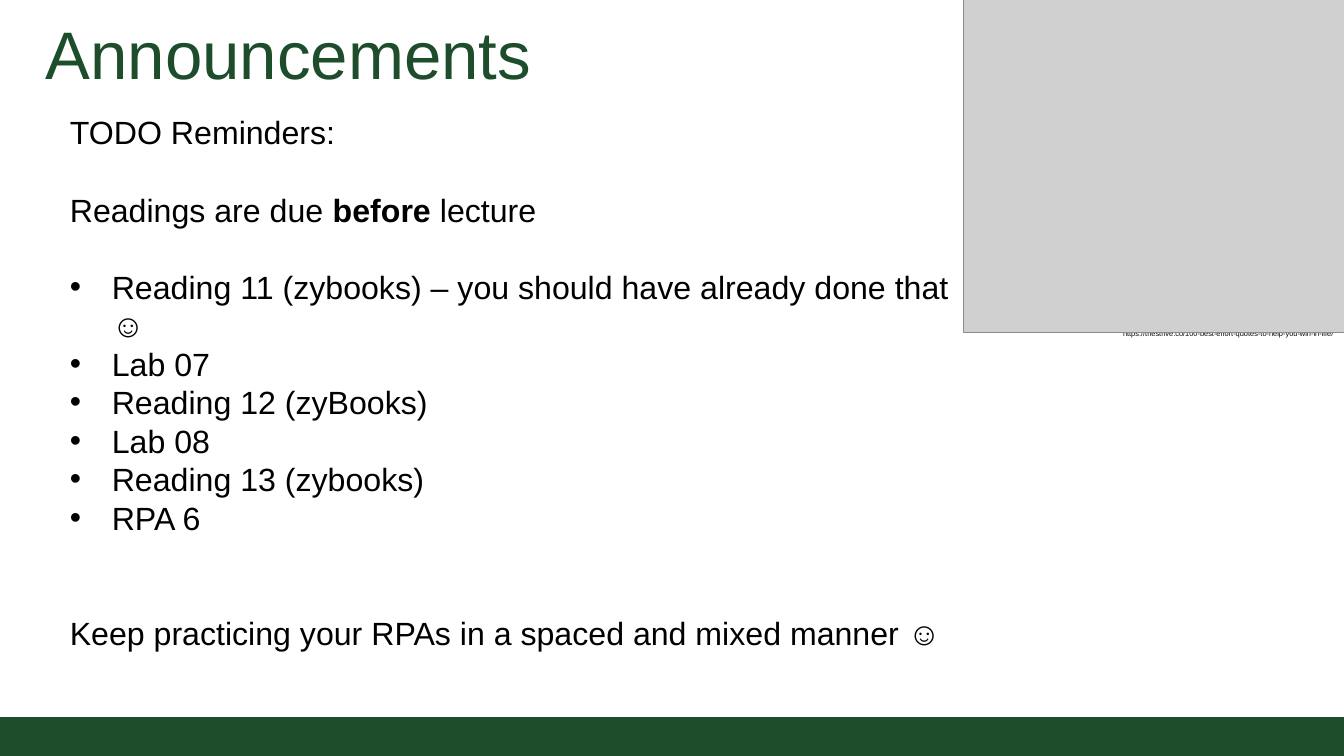
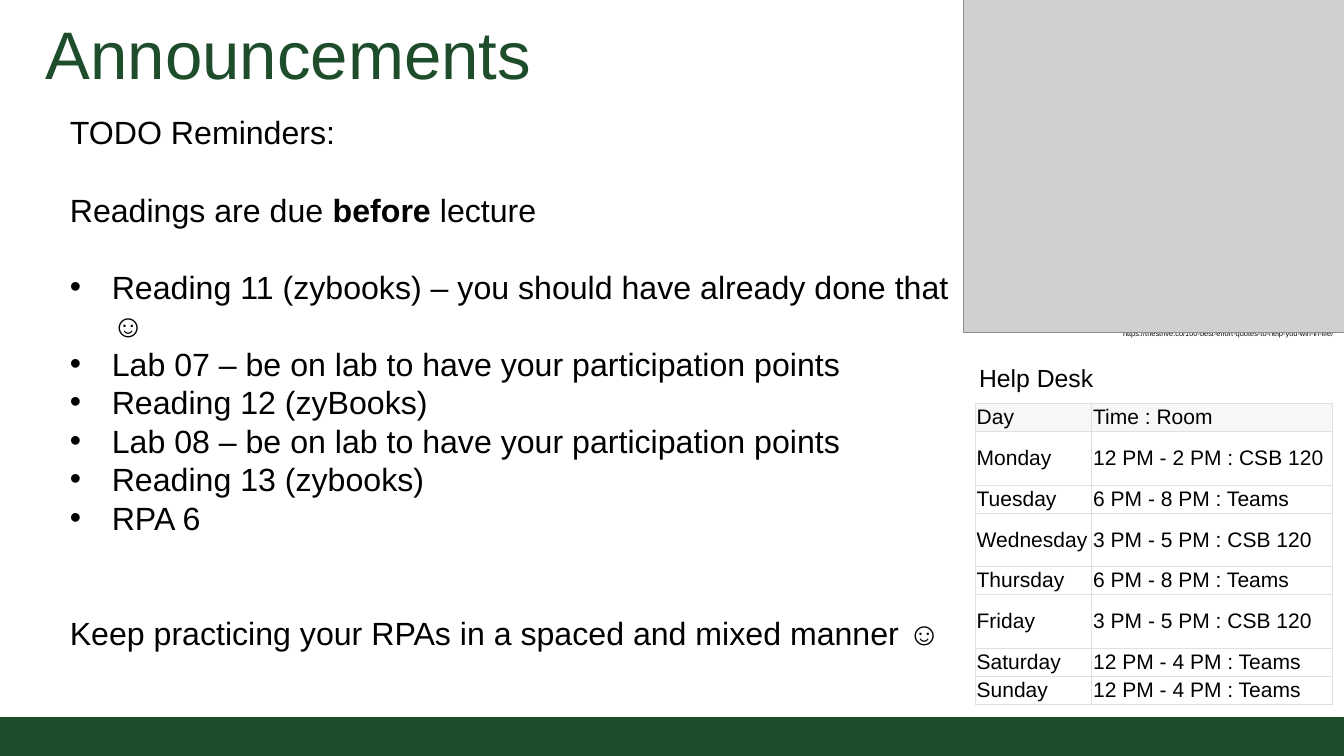
Before and after one commit to CSU-CompSci-CS163-4/Handouts, a slide deck: slide 2 of slides/On-Campus/06_01_ArrayList.pptx. Drawn at 1344x756 pixels with LibreOffice and Linux fonts; fonts in the diff are those of the drawing; grey boxes stand for pictures; background and template pictures are left out. Boxes give left, top, right and bottom in pixels: in the first picture for what was removed or moved away, otherwise in the second. Text is boxed around its words. In the diff, an @@ line names an element or a change of style, - is before the commit and + after.

Commit message:
ArrayList lecture updated

```diff
--- a/slides/On-Campus/06_01_ArrayList.pptx
+++ b/slides/On-Campus/06_01_ArrayList.pptx
@@ text at box(112, 352, 840, 382): text changed @@
-• Lab 07
+• Lab 07 – be on lab to have your participation points
@@ text added at box(979, 369, 1093, 392), 20 pt, text #000000 @@
+Help Desk
@@ table added at box(975, 403, 1332, 706), 8 rows, 2 columns @@
+Day | Time : Room
+Monday | 12 PM - 2 PM : CSB 120
+Tuesday | 6 PM - 8 PM : Teams
+Wednesday | 3 PM - 5 PM : CSB 120
+Thursday | 6 PM - 8 PM : Teams
+Friday | 3 PM - 5 PM : CSB 120
+Saturday | 12 PM - 4 PM : Teams
+Sunday | 12 PM - 4 PM : Teams
@@ text at box(112, 429, 840, 459): text changed @@
-• Lab 08
+• Lab 08 – be on lab to have your participation points
```
Also in this commit, not shown: 1 other file.
